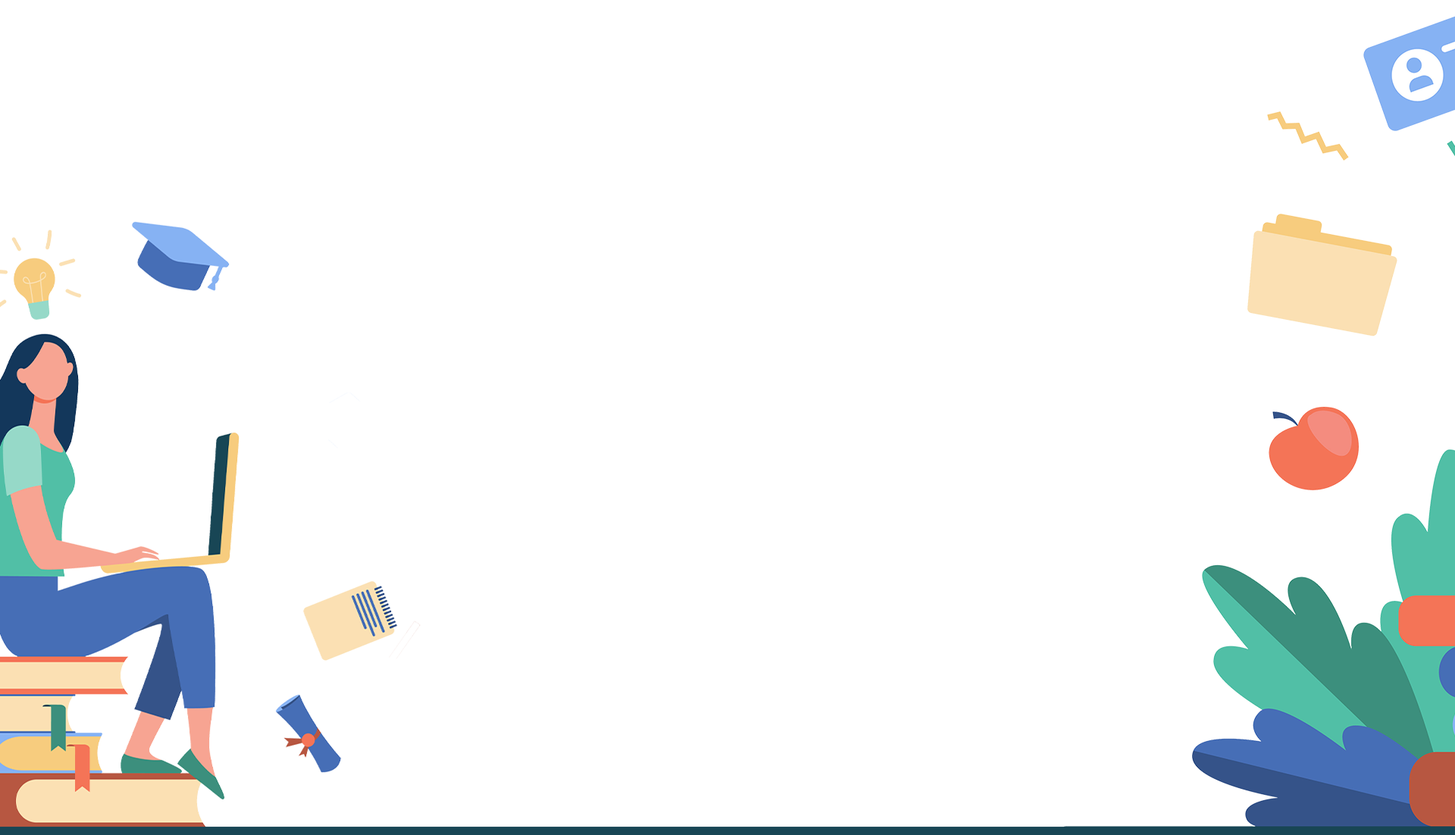
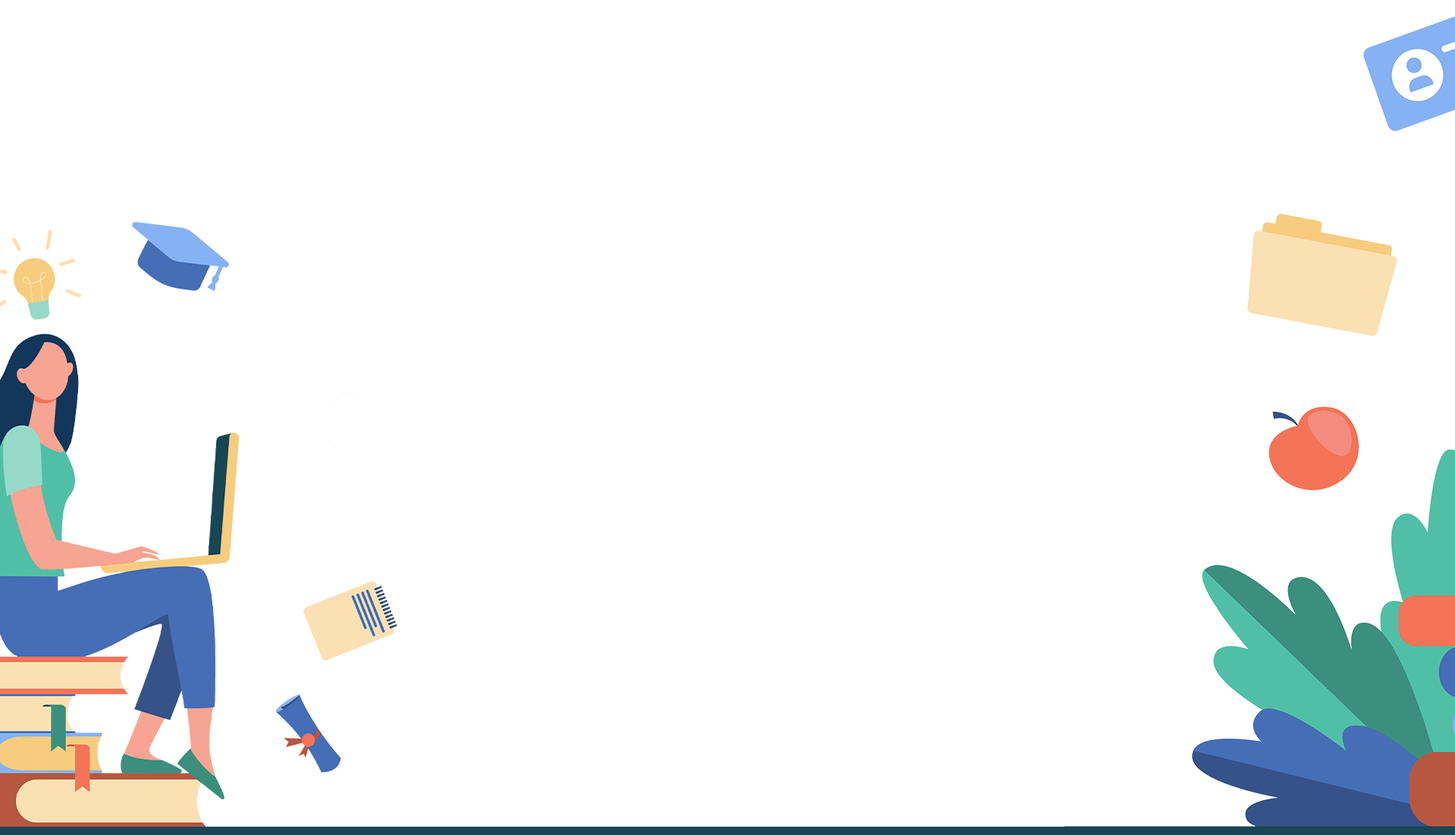
Before/after of a (1455, 835) layered artwork. What changed in the layer stack:
painted on "img_SignupGraphicRight" over 1267, 111, 1455, 161
renamed "img_SignupGraphicLeftmkhvg" to "img_SignupGraphicLeff", painted on it over 388, 620, 421, 660
